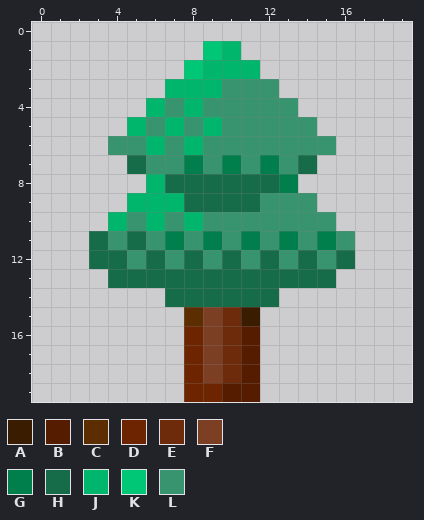
A pixel-art sprite gets an edit: resources/tree.png. Above, as it was before the edit.
The file is 20x20 pixels.
Palette (. is transparent): A #3a1c00  B #561c00  C #5c2d00  D #6d2400  E #6d2b0b  F #7c3f23  G #007e4b  H #166b49  J #00b66c  K #00c776  L #37946e
Pixels before, first column x 3:
 1 ......KJ......
 2 .....KJJJ.....
 3 ....JJJLLL....
 4 ...JLJLLLLL...
 5 ..JLJLJLLLLL..
 6 .LLJLJLLLLLLL.
 7 ..HLLGLGLGLH..
 8 ...JHHHHHHG...
 9 ..JJJHHHHLLL..
10 .JLJLJLLLLLLL.
11 HLHLGLGLGLGLGL
12 HHLHLHLHLHLHLH
13 .HHHHHHHHHHHH.
14 ....HHHHHH....
15 .....CFEA.....
16 .....DFEB.....
17 .....DFEB.....
18 .....DFEB.....
19 .....DDBB.....
The result:
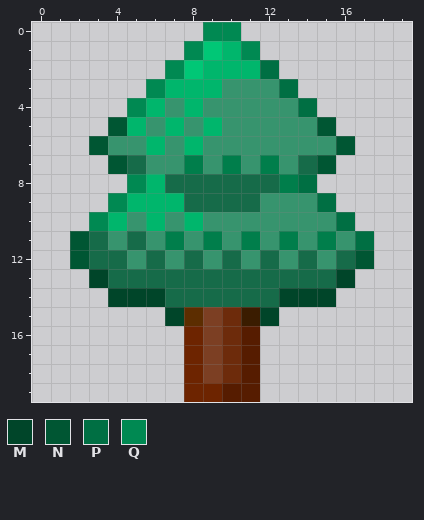
Colours new in this view: M #004529  N #005633  P #006f43  Q #008952
Change:
y 0: x 9..10 .. -> QQ
y 1: x 8 . -> Q; x 11 . -> Q
y 2: x 7 . -> Q; x 12 . -> P
y 3: x 6 . -> Q; x 13 . -> P
y 4: x 5 . -> Q; x 14 . -> P
y 5: x 4 . -> N; x 15 . -> N
y 6: x 3 . -> N; x 16 . -> N
y 7: x 4 . -> N; x 15 . -> N
y 8: x 5 . -> Q; x 14 . -> P
y 9: x 4 . -> Q; x 15 . -> P
y 10: x 3 . -> Q; x 16 . -> P
y 11: x 2 . -> N; x 17 . -> P
y 12: x 2 . -> N; x 17 . -> N
y 13: x 3 . -> M; x 16 . -> M
y 14: x 4..6 ... -> MMM; x 13..15 ... -> MMM
y 15: x 7 . -> M; x 12 . -> M
